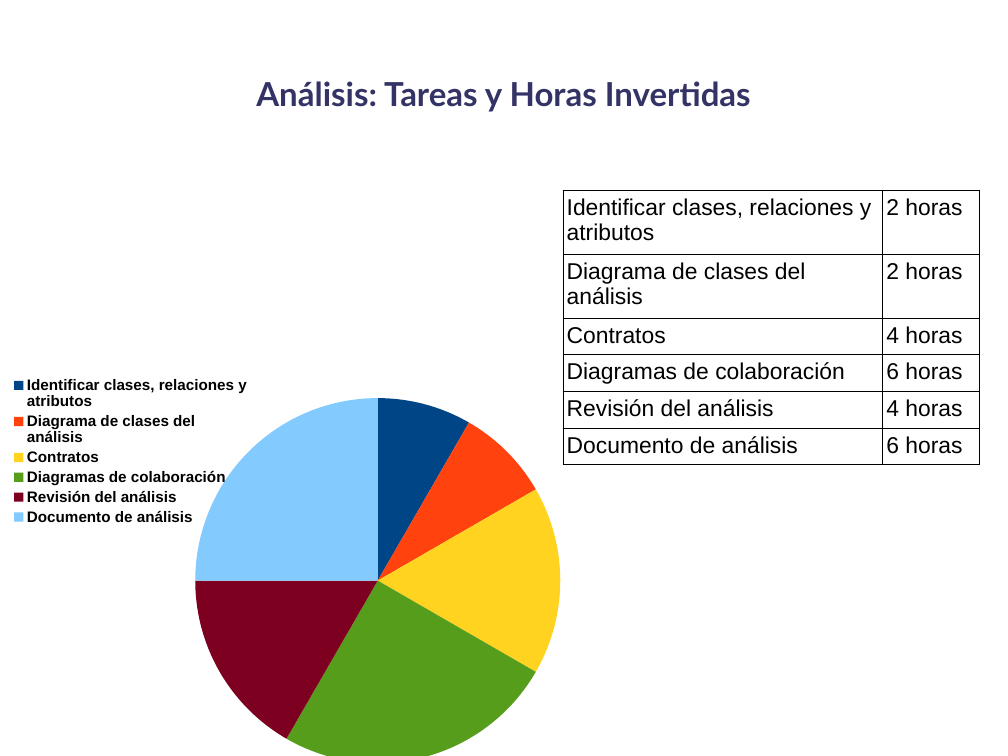
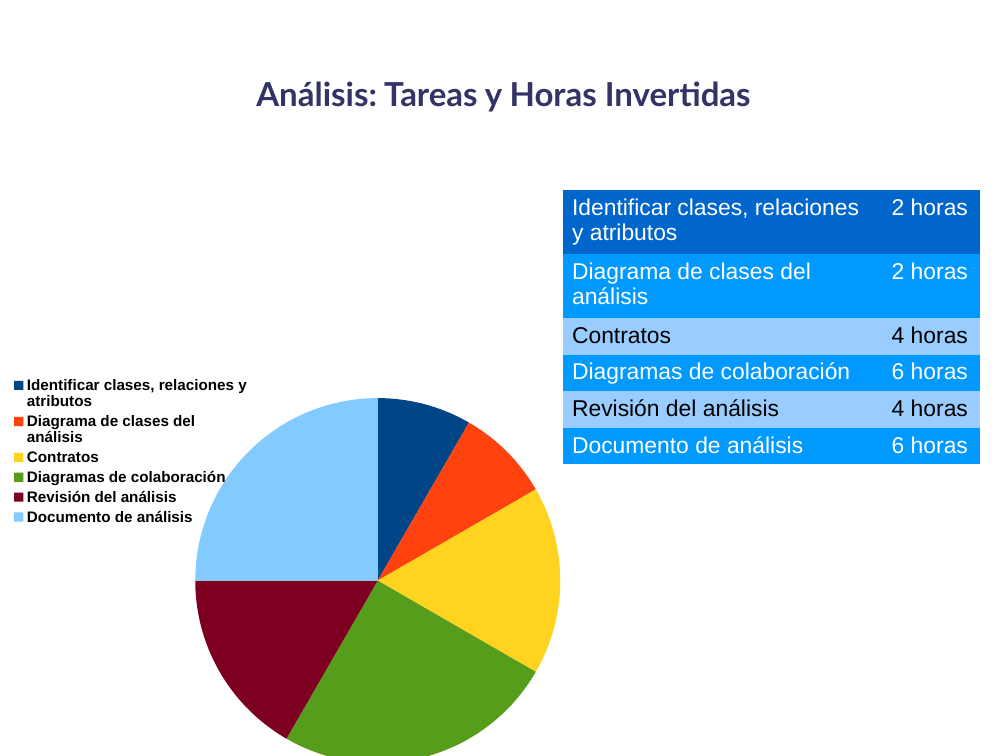
Before and after one commit to danoco78/touchteam, a slide deck: slide 6 of 1_iteracion/Planificación/InformacionPresentacion/[Adrián]Presentación.odp. Drawn at 1008x756 pixels with LibreOffice and Linux fonts; fonts in the diff are those of the drawing. Boxes give left, top, right and bottom in pixels: in the first picture for what was removed or moved away, otherwise in the second. Text is boxed around its words. In the diff, an @@ line names an element or a change of style, - is before the commit and + after.

```diff
--- a/1_iteracion/Planificación/InformacionPresentacion/[Adrián]Presentación.odp
+++ b/1_iteracion/Planificación/InformacionPresentacion/[Adrián]Presentación.odp
@@ table at <box>563,190,981,458</box> @@
@@ fill none to #0066CC in row 1 @@
@@ fill none to #0099FF in 6 cells @@
@@ fill none to #99CCFF in 4 cells @@
@@ text colour #000000 to #FFFFFF in "Identificar clases, relaciones y atributos", "2 horas", "Diagrama de clases del análisis", "2 horas" and 4 more places @@
@@ borders changed @@
```
Also in this commit, not shown: 4 other slides changed.
